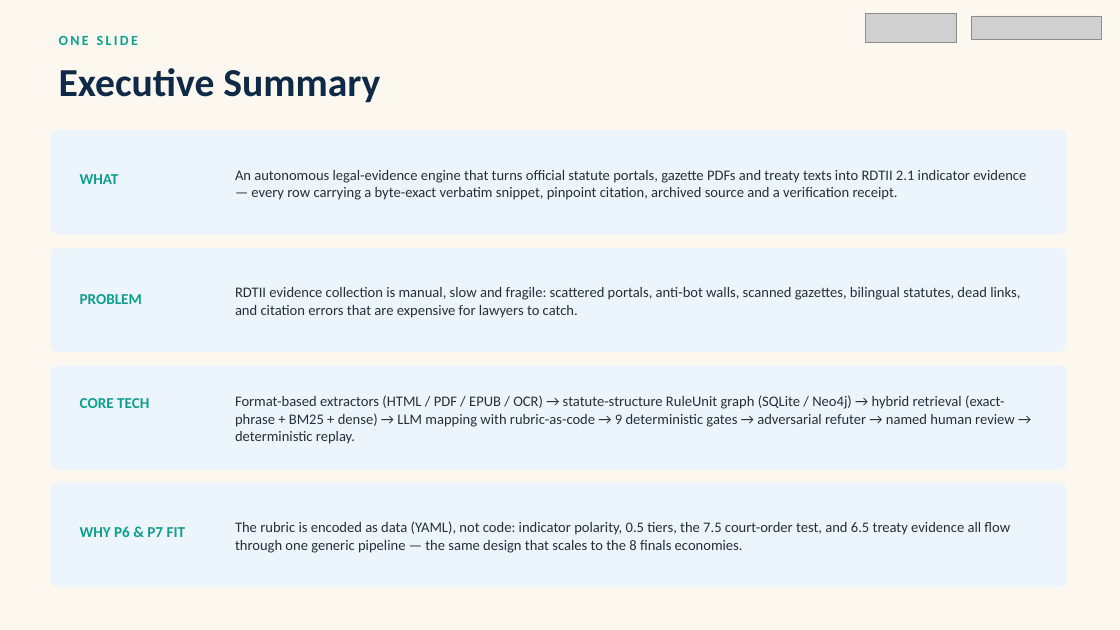
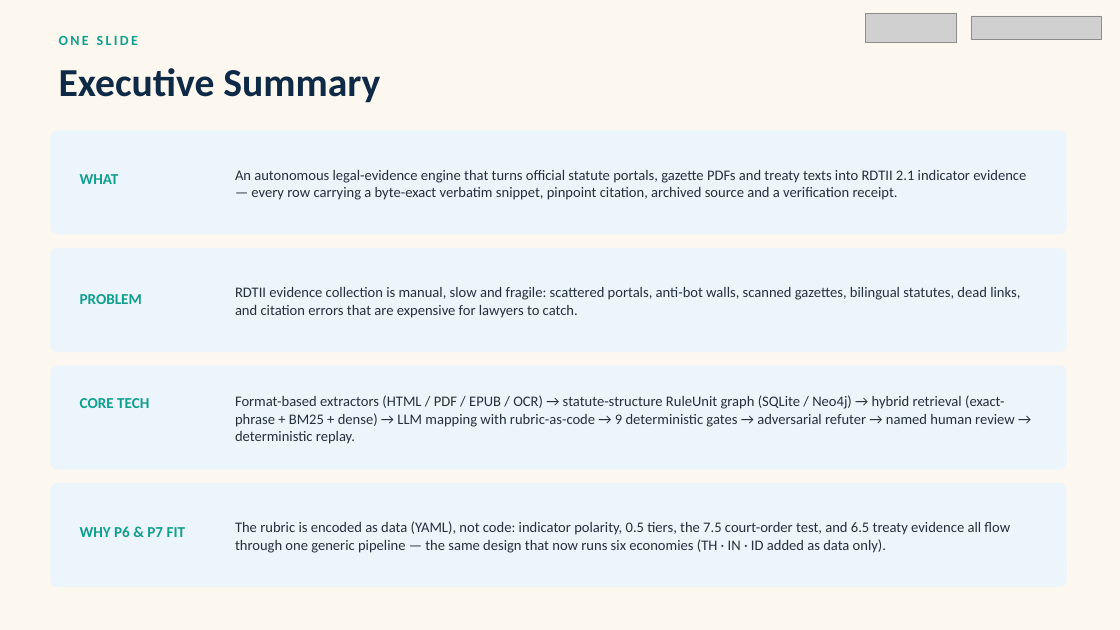
Before and after one commit to nafew0/ClauseChain, a slide deck: slide 2 of docs/ClauseChain Pitch Deck.pptx. Drawn at 1120x630 pixels with LibreOffice and Linux fonts; fonts in the diff are those of the drawing; grey boxes stand for pictures; background and template pictures are left out. Boxes give left, top, right and bottom in pixels: in the first picture for what was removed or moved away, otherwise in the second. Text is boxed around its words. In the diff, an @@ line names an element or a change of style, - is before the commit and + after.

```diff
--- a/docs/ClauseChain Pitch Deck.pptx
+++ b/docs/ClauseChain Pitch Deck.pptx
@@ text at (x1=235, y1=521, x2=1010, y2=553): text changed @@
-The rubric is encoded as data (YAML), not code: indicator polarity, 0.5 tiers, the 7.5 court-order test, and 6.5 treaty evidence all flow through one generic pipeline — the same design that scales to the 8 finals economies.
+The rubric is encoded as data (YAML), not code: indicator polarity, 0.5 tiers, the 7.5 court-order test, and 6.5 treaty evidence all flow through one generic pipeline — the same design that now runs six economies (TH · IN · ID added as data only).
```
Also in this commit, not shown: 11 other slides changed, 1 other file.
